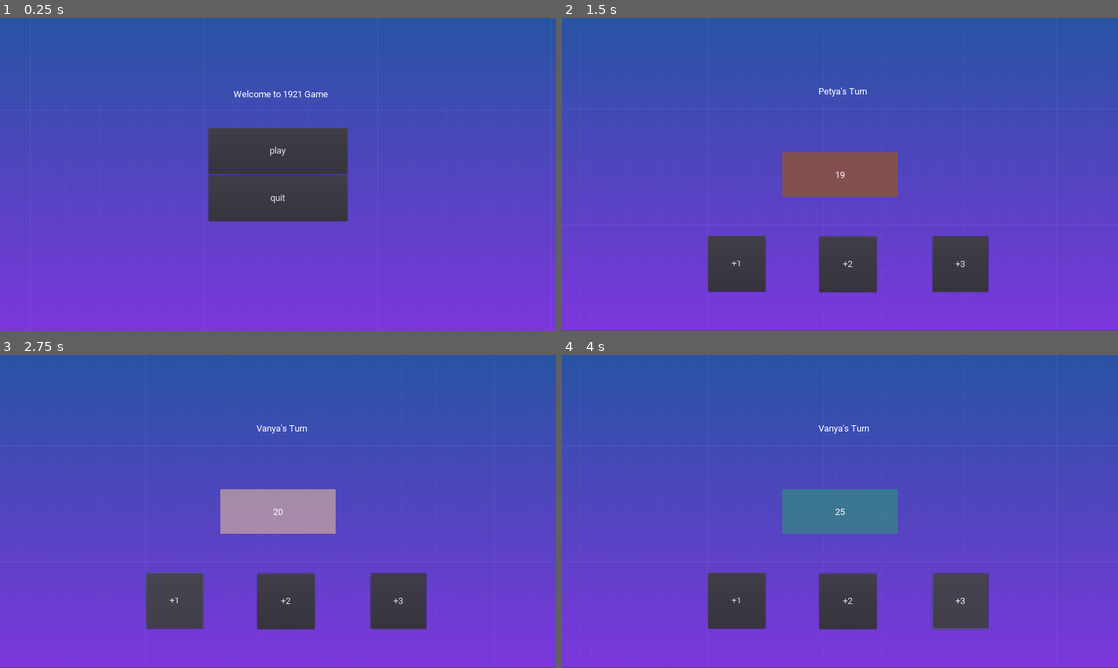
Above: before the commit, frames 1-4 (two rows, left to right).
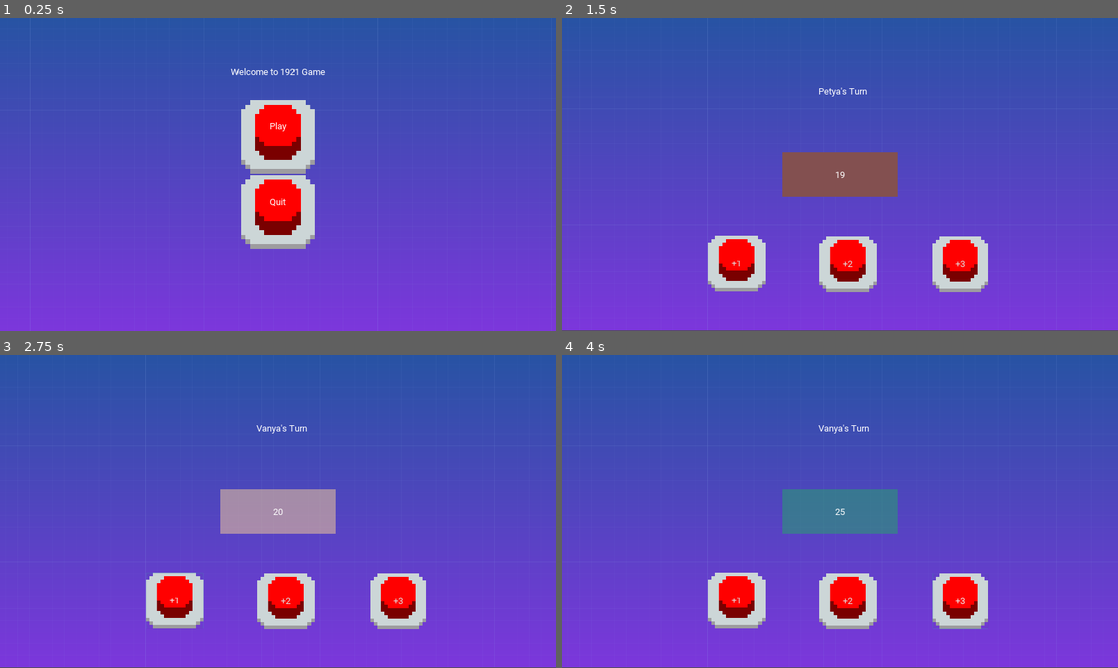
Above: after the commit, the same moments.

Repository: WhiteDragonBorn/GO_DO
Game: Godot game, scene res://Screens/MainScreen.tscn
Two runs of this game, one before a commit and one after it. Both use one fixed random seed, a clock stepped at 60 frames per second and the inputs below.
Inputs:
- Up to frame 1 (0.25 s): no input
- Up to frame 2 (1.5 s): click "play" (after the commit: "Play") at 0.5 s; click "play with one pile" (after the commit: "Одна Куча") at 1.25 s
- Up to frame 3 (2.75 s): click "+1" at 2 s
- Up to frame 4 (4 s): click "+2" at 2.75 s; click "+3" at 3.5 s

The runs differ from the first frame. In frame 1, 10% of the frame differs, in the area x 37-63%, y 16-74%; in frame 2, 5.7%; in frame 3, 5.7%; in frame 4, 5.7%.

Commit message:
Done
DONE

Diff:
--- a/Scenes/One_pile.tscn
+++ b/Scenes/One_pile.tscn
@@ -1,9 +1,10 @@
-[gd_scene load_steps=5 format=2]
+[gd_scene load_steps=6 format=2]
 
 [ext_resource path="res://UI/StartButton.tscn" type="PackedScene" id=1]
 [ext_resource path="res://Scripts/One_pile_script.gd" type="Script" id=2]
 [ext_resource path="res://new_theme.tres" type="Theme" id=3]
 [ext_resource path="res://background.png" type="Texture" id=4]
+[ext_resource path="res://btns_theme.tres" type="Theme" id=5]
 
 [node name="One_pile" type="Control"]
 anchor_right = 1.0
@@ -52,6 +53,7 @@
 margin_top = 752.0
 margin_right = 703.0
 margin_bottom = 944.0
+theme = ExtResource( 5 )
 text = "+1"
 __meta__ = {
 "_edit_use_anchors_": false
@@ -62,6 +64,7 @@
 margin_top = 754.0
 margin_right = 1087.0
 margin_bottom = 946.0
+theme = ExtResource( 5 )
 text = "+2"
 __meta__ = {
 "_edit_use_anchors_": false
@@ -72,6 +75,7 @@
 margin_top = 753.0
 margin_right = 1472.0
 margin_bottom = 945.0
+theme = ExtResource( 5 )
 text = "+3"
 __meta__ = {
 "_edit_use_anchors_": false
@@ -92,11 +96,14 @@
 [node name="StartButton" parent="." instance=ExtResource( 1 )]
 visible = false
 anchor_left = 0.5
+anchor_top = 1.0
 anchor_right = 0.5
-margin_left = -240.0
-margin_top = 761.0
-margin_right = 240.0
-margin_bottom = 919.0
+anchor_bottom = 1.0
+margin_left = -128.0
+margin_top = -586.0
+margin_right = 128.0
+margin_bottom = -330.0
+theme = ExtResource( 5 )
 text = "back"
 next_scene_path = "res://Screens/MainScreen.tscn"
 
--- a/Scenes/Two_pile.tscn
+++ b/Scenes/Two_pile.tscn
@@ -1,10 +1,11 @@
-[gd_scene load_steps=7 format=2]
+[gd_scene load_steps=8 format=2]
 
 [ext_resource path="res://UI/StartButton.tscn" type="PackedScene" id=1]
 [ext_resource path="res://Scripts/Two_pile_script.gd" type="Script" id=2]
 [ext_resource path="res://new_theme.tres" type="Theme" id=3]
 [ext_resource path="res://background.png" type="Texture" id=4]
 [ext_resource path="res://Roboto-Bold.ttf" type="DynamicFontData" id=5]
+[ext_resource path="res://btns_theme.tres" type="Theme" id=6]
 
 [sub_resource type="DynamicFont" id=1]
 size = 50
@@ -25,30 +26,33 @@
 texture = ExtResource( 4 )
 
 [node name="Button1" type="Button" parent="."]
-margin_left = 400.0
-margin_top = 665.0
-margin_right = 599.0
-margin_bottom = 857.0
+margin_left = 504.0
+margin_top = 640.0
+margin_right = 704.0
+margin_bottom = 840.0
+theme = ExtResource( 6 )
 text = "+1"
 __meta__ = {
 "_edit_use_anchors_": false
 }
 
 [node name="Button2" type="Button" parent="."]
-margin_left = 1063.0
-margin_top = 635.0
-margin_right = 1262.0
-margin_bottom = 827.0
+margin_left = 1080.0
+margin_top = 640.0
+margin_right = 1280.0
+margin_bottom = 840.0
+theme = ExtResource( 6 )
 text = "+2"
 __meta__ = {
 "_edit_use_anchors_": false
 }
 
 [node name="Button3" type="Button" parent="."]
-margin_left = 1470.0
+margin_left = 1408.0
 margin_top = 639.0
-margin_right = 1662.0
-margin_bottom = 831.0
+margin_right = 1608.0
+margin_bottom = 839.0
+theme = ExtResource( 6 )
 text = "+3"
 __meta__ = {
 "_edit_use_anchors_": false
@@ -69,11 +73,14 @@
 [node name="StartButton" parent="." instance=ExtResource( 1 )]
 visible = false
 anchor_left = 0.5
+anchor_top = 1.0
 anchor_right = 0.5
-margin_left = -240.0
-margin_top = 761.0
-margin_right = 240.0
-margin_bottom = 919.0
+anchor_bottom = 1.0
+margin_left = -128.0
+margin_top = -680.0
+margin_right = 128.0
+margin_bottom = -424.0
+theme = ExtResource( 6 )
 text = "back"
 next_scene_path = "res://Screens/MainScreen.tscn"
 
--- a/Screens/MainScreen.tscn
+++ b/Screens/MainScreen.tscn
@@ -6,6 +6,7 @@
 [ext_resource path="res://new_theme.tres" type="Theme" id=4]
 [ext_resource path="res://background.png" type="Texture" id=5]
 [ext_resource path="res://Roboto-Regular.ttf" type="DynamicFontData" id=6]
+[ext_resource path="res://btns_theme.tres" type="Theme" id=7]
 
 [sub_resource type="DynamicFont" id=1]
 resource_local_to_scene = true
@@ -30,6 +31,10 @@
 }
 
 [node name="HeaderText" parent="." instance=ExtResource( 3 )]
+margin_left = -170.5
+margin_top = 132.0
+margin_right = 170.5
+margin_bottom = 240.0
 custom_fonts/font = SubResource( 1 )
 
 [node name="VBoxContainer" type="VBoxContainer" parent="."]
@@ -37,21 +42,50 @@
 anchor_top = 0.5
 anchor_right = 0.5
 anchor_bottom = 0.5
-margin_left = -240.0
-margin_top = -160.5
-margin_right = 240.0
-margin_bottom = 160.5
+margin_left = -128.0
+margin_top = -256.0
+margin_right = 128.0
+margin_bottom = 256.0
 __meta__ = {
 "_edit_use_anchors_": false
 }
 
 [node name="StartButton" parent="VBoxContainer" instance=ExtResource( 1 )]
+margin_right = 256.0
+margin_bottom = 254.0
+theme = ExtResource( 7 )
+text = ""
 next_scene_path = "res://UI/ChooseGameMode.tscn"
+
+[node name="Label" type="Label" parent="VBoxContainer/StartButton"]
+anchor_right = 1.0
+anchor_bottom = 1.0
+margin_bottom = -78.0
+text = "Play"
+align = 1
+valign = 1
+__meta__ = {
+"_edit_use_anchors_": false
+}
 
 [node name="BackButton" parent="VBoxContainer" instance=ExtResource( 2 )]
 anchor_left = 0.0
 anchor_right = 0.0
 margin_left = 0.0
-margin_top = 162.0
-margin_right = 480.0
-margin_bottom = 321.0
+margin_top = 258.0
+margin_right = 256.0
+margin_bottom = 512.0
+theme = ExtResource( 7 )
+text = ""
+
+[node name="Label2" type="Label" parent="VBoxContainer/BackButton"]
+anchor_right = 1.0
+anchor_bottom = 1.0
+margin_bottom = -27.0
+text = "Quit
+"
+align = 1
+valign = 1
+__meta__ = {
+"_edit_use_anchors_": false
+}
--- a/UI/ChooseGameMode.tscn
+++ b/UI/ChooseGameMode.tscn
@@ -1,8 +1,9 @@
-[gd_scene load_steps=4 format=2]
+[gd_scene load_steps=5 format=2]
 
 [ext_resource path="res://UI/StartButton.tscn" type="PackedScene" id=1]
 [ext_resource path="res://background.png" type="Texture" id=2]
 [ext_resource path="res://new_theme.tres" type="Theme" id=3]
+[ext_resource path="res://btns_theme.tres" type="Theme" id=4]
 
 [node name="GameMode" type="Control"]
 anchor_right = 1.0
@@ -27,23 +28,49 @@
 anchor_top = 0.5
 anchor_right = 0.5
 anchor_bottom = 0.5
-margin_left = -294.5
-margin_top = -216.5
-margin_right = 294.5
-margin_bottom = 216.5
+margin_left = -131.0
+margin_top = -256.0
+margin_right = 131.0
+margin_bottom = 256.0
 __meta__ = {
 "_edit_use_anchors_": false
 }
 
 [node name="OneButton" parent="VBoxContainer" instance=ExtResource( 1 )]
-margin_right = 589.0
-margin_bottom = 214.0
-text = "play with one pile"
+margin_right = 262.0
+margin_bottom = 254.0
+theme = ExtResource( 4 )
+text = ""
 next_scene_path = "res://Scenes/One_pile.tscn"
 
+[node name="Label" type="Label" parent="VBoxContainer/OneButton"]
+anchor_right = 1.0
+anchor_bottom = 1.0
+margin_bottom = -82.0
+text = "Одна
+Куча"
+align = 1
+valign = 1
+__meta__ = {
+"_edit_use_anchors_": false
+}
+
 [node name="TwoButton2" parent="VBoxContainer" instance=ExtResource( 1 )]
-margin_top = 218.0
-margin_right = 589.0
-margin_bottom = 433.0
-text = "play with two piles"
+margin_top = 258.0
+margin_right = 262.0
+margin_bottom = 512.0
+theme = ExtResource( 4 )
+text = ""
 next_scene_path = "res://Scenes/Two_pile.tscn"
+
+[node name="Label2" type="Label" parent="VBoxContainer/TwoButton2"]
+anchor_right = 1.0
+anchor_bottom = 1.0
+margin_bottom = -83.0
+text = "Две
+Кучи"
+align = 1
+valign = 1
+__meta__ = {
+"_edit_use_anchors_": false
+}
--- /dev/null
+++ b/btns_theme.tres
@@ -0,0 +1,25 @@
+[gd_resource type="Theme" load_steps=7 format=2]
+
+[ext_resource path="res://myfont_roboto.tres" type="DynamicFont" id=1]
+[ext_resource path="res://pressed.png" type="Texture" id=2]
+[ext_resource path="res://normal sost.png" type="Texture" id=3]
+
+[sub_resource type="StyleBoxTexture" id=4]
+texture = ExtResource( 3 )
+region_rect = Rect2( 0, 0, 512, 512 )
+
+[sub_resource type="StyleBoxTexture" id=3]
+texture = ExtResource( 3 )
+region_rect = Rect2( 0, 0, 512, 512 )
+
+[sub_resource type="StyleBoxTexture" id=2]
+texture = ExtResource( 2 )
+region_rect = Rect2( 0, 0, 512, 512 )
+
+[resource]
+default_font = ExtResource( 1 )
+Button/styles/disabled = null
+Button/styles/focus = null
+Button/styles/hover = SubResource( 4 )
+Button/styles/normal = SubResource( 3 )
+Button/styles/pressed = SubResource( 2 )
Not shown: 1 places in Screens/MainScreen.tscn that only renumber resources
Not shown, added: export_presets.cfg
Binary file added: normal sost.png
Not shown, added: normal sost.png.import
Binary file added: pressed.png
Not shown, added: pressed.png.import
